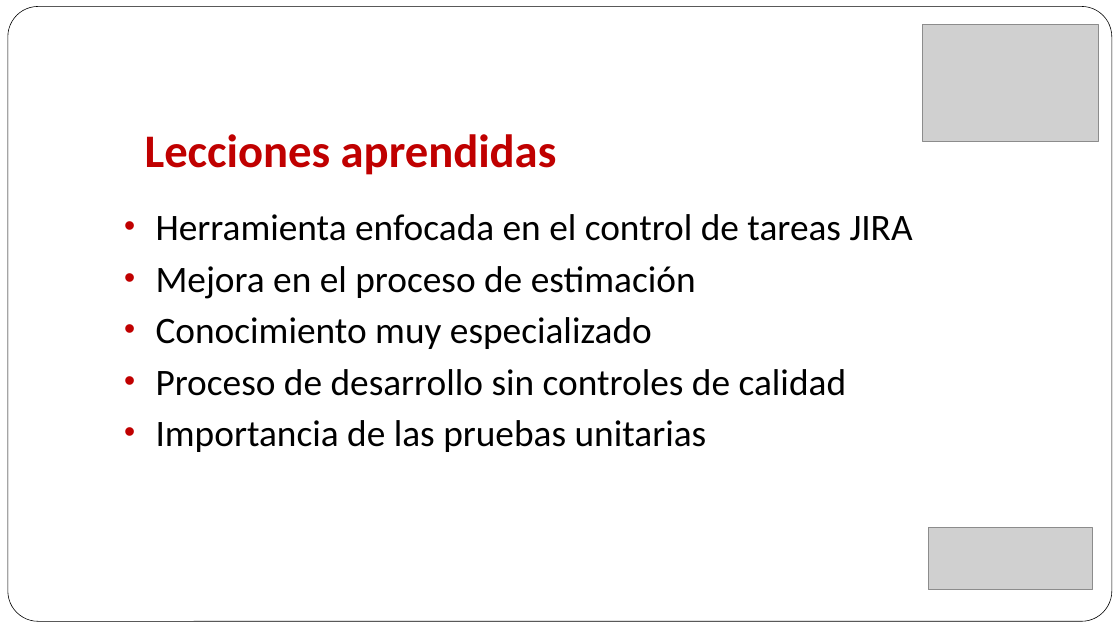
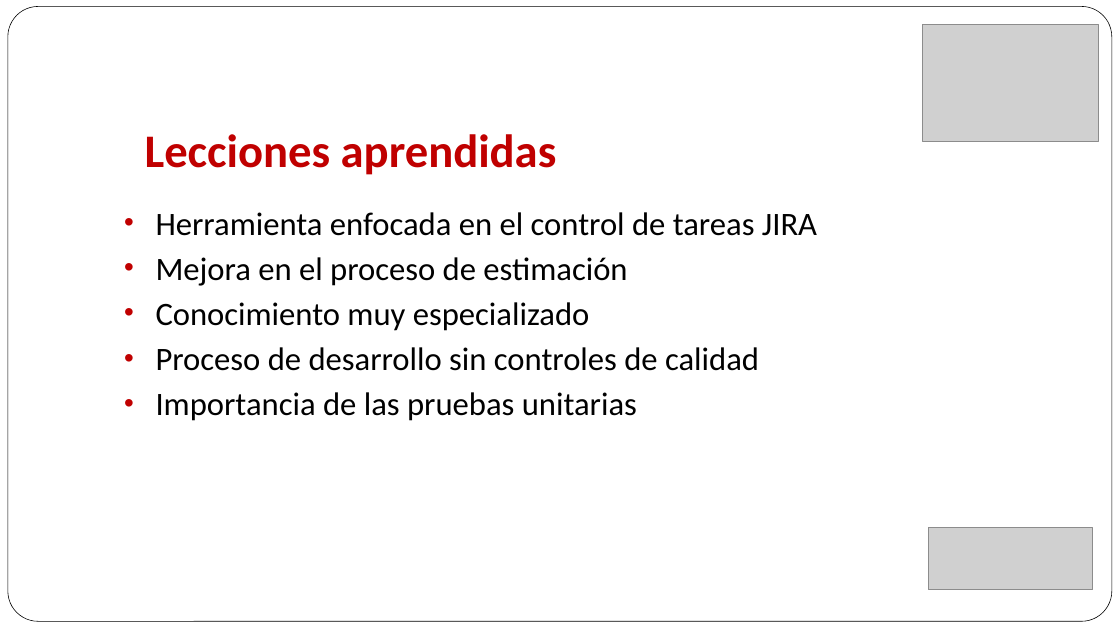
Before and after one commit to maforero/fejunesjuma, a slide deck: slide 31 of Projecto 3/Presenacion/Arquitectura Objetivo MPLA.pptx (slide 33 before the commit). Drawn at 1120x630 pixels with LibreOffice and Linux fonts; fonts in the diff are those of the drawing; grey boxes stand for pictures. Boxes give left, top, right and bottom in pixels: in the first picture for what was removed or moved away, otherwise in the second. Text is boxed around its words. In the diff, an @@ line names an element or a change of style, - is before the commit and + after.

```diff
--- a/Projecto 3/Presenacion/Arquitectura Objetivo MPLA.pptx
+++ b/Projecto 3/Presenacion/Arquitectura Objetivo MPLA.pptx
@@ text "Herramienta enfocada en el control ..." at box(156, 212, 817, 421): size 32 to 28 pt @@
```
Also in this commit, not shown: 12 other slides changed, 3 slides added, 5 slides removed.
